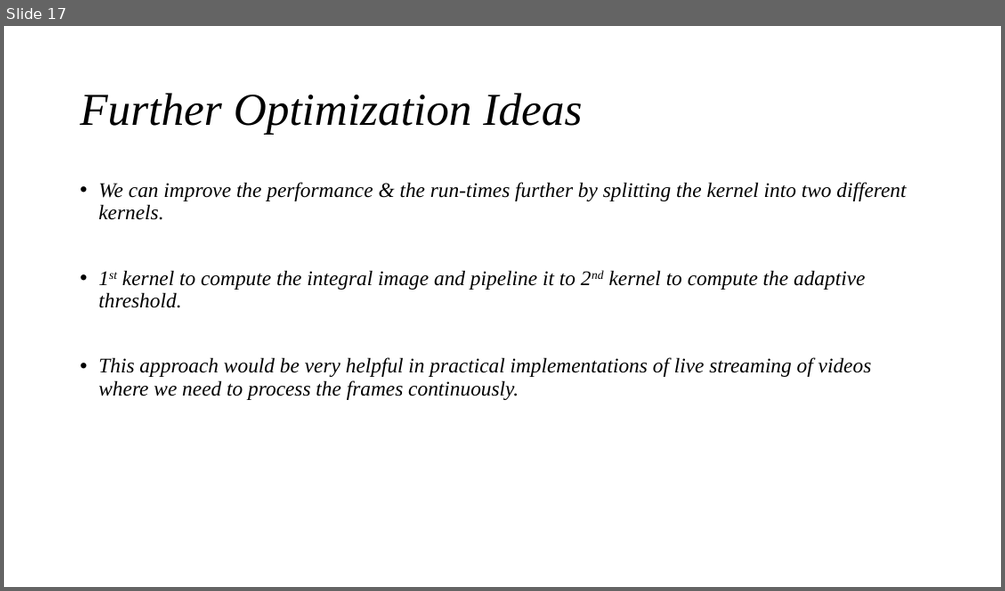
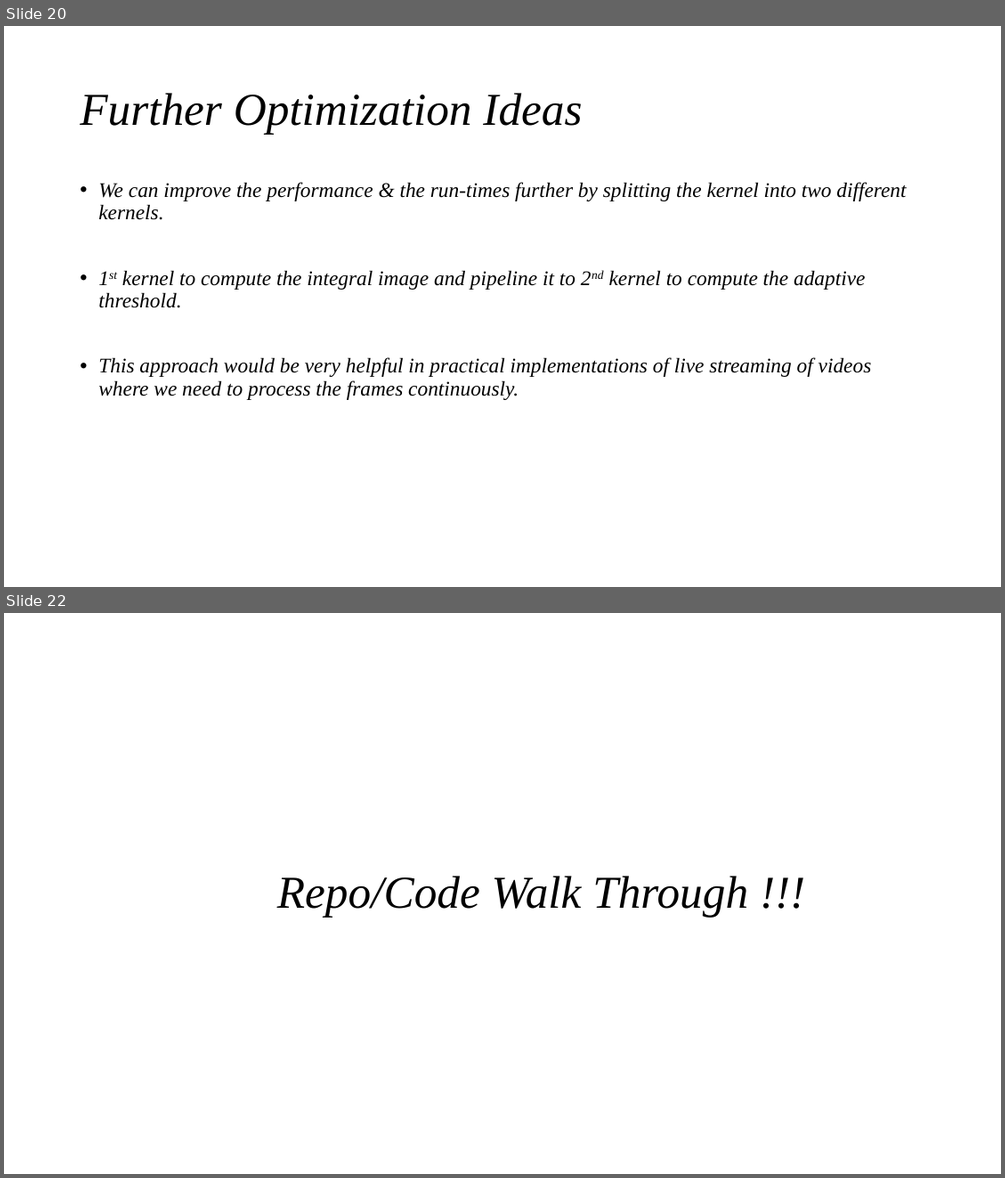
Before and after one commit to adisarip/FBAD, a slide deck: Project/AT/docs/Adaptive_Threshold_Presentation.pptx. Shown one above the other, each under a label of ours: slide 17 before the commit, slides 20 and 22 after it; the slides between them are not shown. The pictures are 1005x591 and 1005x1178 pixels, drawn with LibreOffice and Linux fonts; fonts in the diff are those of the drawing. Boxes give left, top, right and bottom in pixels: in the first picture for what was removed or moved away, otherwise in the second. Text is boxed around its words. In the diff, an @@ line names an element or a change of style, - is before the commit and + after.

```diff
--- a/Project/AT/docs/Adaptive_Threshold_Presentation.pptx
+++ b/Project/AT/docs/Adaptive_Threshold_Presentation.pptx
@@ slide 22 added at <box>4,613,1001,1174</box>, background #FFFFFF @@
@@ title added at <box>277,876,748,917</box>, 44 pt, text #000000, italic @@
+Repo/Code Walk Through !!!
@@ what was slide 17 is now slide 20 @@
```
Also in this commit, not shown: 2 slides changed, 5 other slides added, 2 other files.
